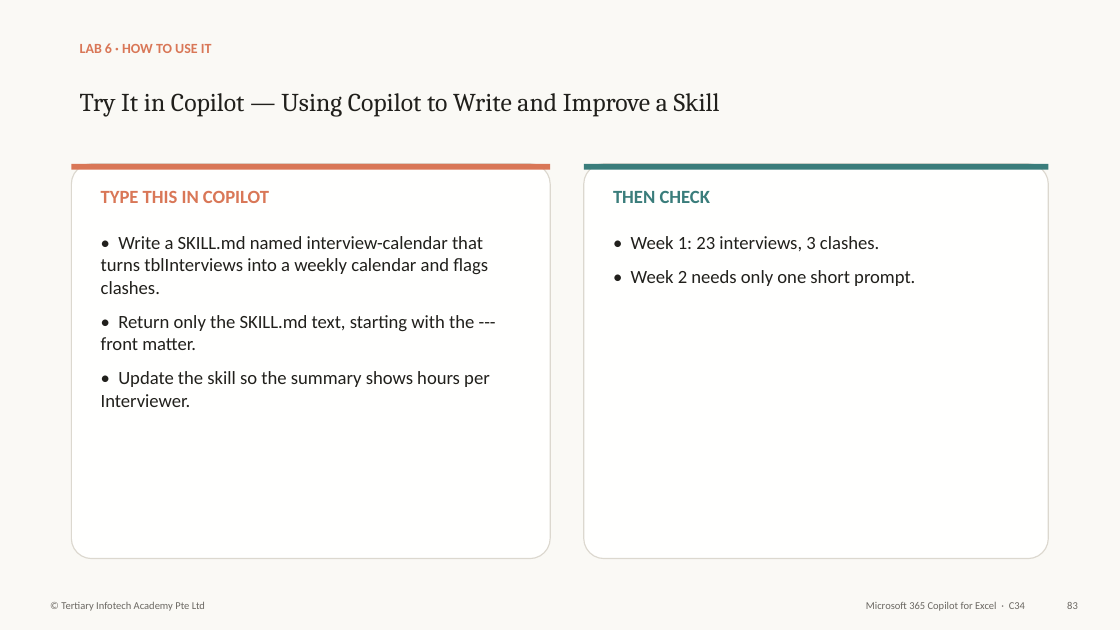
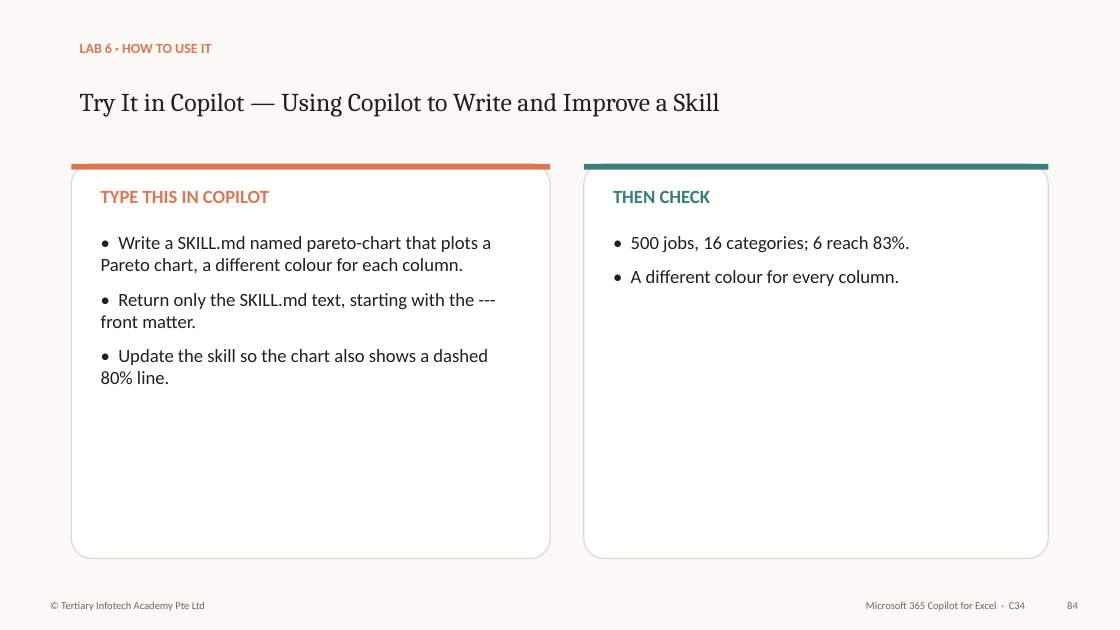
Before and after one commit to tertiarycourses/C34-Microsoft-365-Copilot-for-Excel, a slide deck: slide 85 of courseware/Microsoft 365 Copilot for Excel-v3.1.pptx (slide 84 before the commit). Drawn at 1120x630 pixels with LibreOffice and Linux fonts; fonts in the diff are those of the drawing. Boxes give left, top, right and bottom in pixels: in the first picture for what was removed or moved away, otherwise in the second. Text is boxed around its words. In the diff, an @@ line names an element or a change of style, - is before the commit and + after.

```diff
--- a/courseware/Microsoft 365 Copilot for Excel-v3.1.pptx
+++ b/courseware/Microsoft 365 Copilot for Excel-v3.1.pptx
@@ text at [101, 236, 491, 273]: text changed @@
-• Write a SKILL.md named interview-calendar that turns tblInterviews into a weekly calendar and flags clashes.
+• Write a SKILL.md named pareto-chart that plots a Pareto chart, a different colour for each column.
@@ text at [631, 236, 910, 286]: text changed @@
-• Week 1: 23 interviews, 3 clashes.
-• Week 2 needs only one short prompt.
+• 500 jobs, 16 categories; 6 reach 83%.
+• A different colour for every column.
@@ text at [101, 349, 488, 384]: text changed @@
-• Update the skill so the summary shows hours per Interviewer.
+• Update the skill so the chart also shows a dashed 80% line.
```
Also in this commit, not shown: 109 other slides changed, 5 slides added, 2 slides removed, 45 other files.
